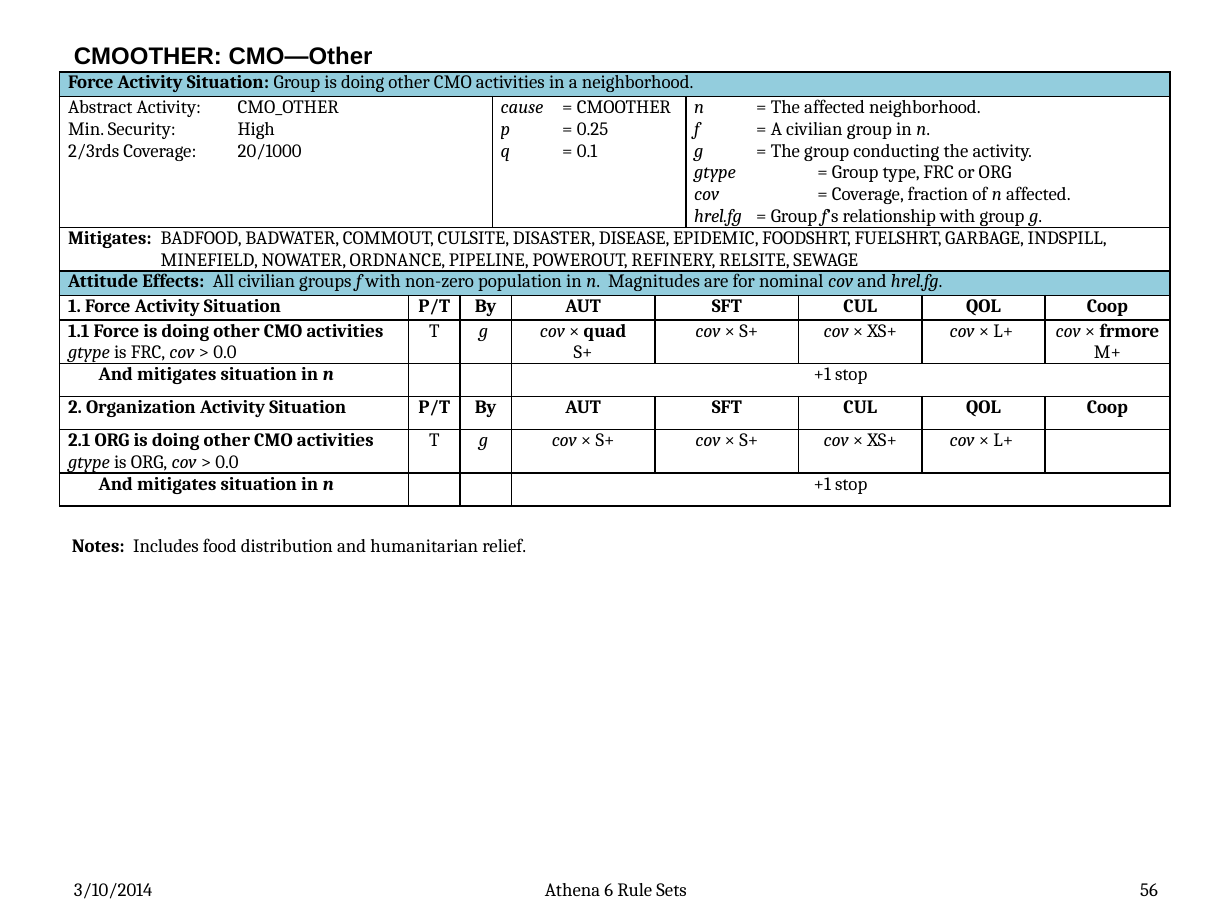
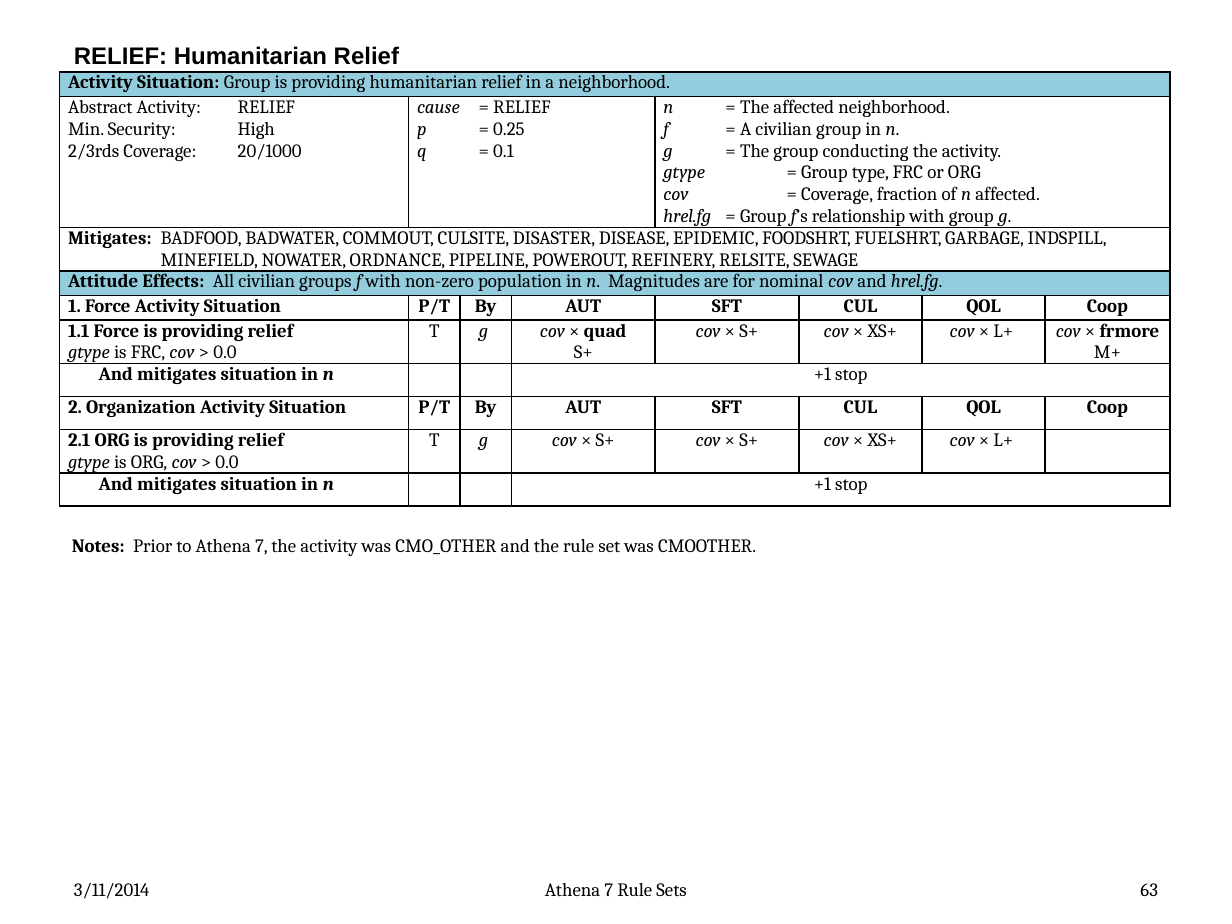
Before and after one commit to AthenaModel/athena-legacy, a slide deck: slide 63 of docs/dev/rules.pptx (slide 56 before the commit). Drawn at 1232x924 pixels with LibreOffice and Linux fonts; fonts in the diff are those of the drawing. Boxes give left, top, right and bottom in pixels: in the first picture for what was removed or moved away, otherwise in the second. Text is boxed around its words. In the diff, an @@ line names an element or a change of style, - is before the commit and + after.

Commit message:
Fixed Bug #{4429}
Renamed all of the activity and actsit rule set names according to the
attached memo.  Updated the code, the tests, and the documentation.

```diff
--- a/docs/dev/rules.pptx
+++ b/docs/dev/rules.pptx
@@ title at box(74, 46, 399, 65): text changed @@
-CMOOTHER: CMO—Other
+RELIEF: Humanitarian Relief
@@ table at box(59, 71, 1170, 515) @@
-column 1: Force Activity Situation: Group is doing other CMO activities in a neighborhood. | Abstract Activity: CMO_OTHER / Min. Security: High / 2/3rds Coverage: 20/1000 | Mitigates: BADFOOD, BADWATER, COMMOUT, CULSITE, DISASTER, DISEASE, EPIDEMIC, FOODSHRT, FUELSHRT, GARBAGE, INDSPILL, MINEFIELD, NOWATER, ORDNANCE, PIPELINE, POWEROUT, REFINERY, RELSITE, SEWAGE | Attitude Effects: All civilian groups f with non-zero population in n. Magnitudes are for nominal cov and hrel.fg. | 1. Force Activity Situation | 1.1 Force is doing other CMO activities / gtype is FRC, cov > 0.0 | And mitigates situation in n | 2. Organization Activity Situation | 2.1 ORG is doing other CMO activities / gtype is ORG, cov > 0.0 | And mitigates situation in n
+column 1: Activity Situation: Group is providing humanitarian relief in a neighborhood. | Abstract Activity: RELIEF / Min. Security: High / 2/3rds Coverage: 20/1000 | Mitigates: BADFOOD, BADWATER, COMMOUT, CULSITE, DISASTER, DISEASE, EPIDEMIC, FOODSHRT, FUELSHRT, GARBAGE, INDSPILL, MINEFIELD, NOWATER, ORDNANCE, PIPELINE, POWEROUT, REFINERY, RELSITE, SEWAGE | Attitude Effects: All civilian groups f with non-zero population in n. Magnitudes are for nominal cov and hrel.fg. | 1. Force Activity Situation | 1.1 Force is providing relief / gtype is FRC, cov > 0.0 | And mitigates situation in n | 2. Organization Activity Situation | 2.1 ORG is providing relief / gtype is ORG, cov > 0.0 | And mitigates situation in n
-column 2, row 2: 
+column 2, row 2: cause = RELIEF / p = 0.25 / q = 0.1
-column 4:  | cause = CMOOTHER / p = 0.25 / q = 0.1 |  |  |  |  |  |  |  | 
-column 6:  |  |  |  | SFT | cov × S+ |  | SFT | cov × S+ | 
-column 7:  | n = The affected neighborhood. / f = A civilian group in n. / g = The group conducting the activity. / gtype = Group type, FRC or ORG / cov = Coverage, fraction of n affected. / hrel.fg = Group f’s relationship with group g. |  |  |  |  |  |  |  | 
+column 5:  | n = The affected neighborhood. / f = A civilian group in n. / g = The group conducting the activity. / gtype = Group type, FRC or ORG / cov = Coverage, fraction of n affected. / hrel.fg = Group f’s relationship with group g. |  |  | SFT | cov × S+ |  | SFT | cov × S+ | 
@@ text at box(72, 539, 756, 556): text changed @@
-Notes: Includes food distribution and humanitarian relief.
+Notes: Prior to Athena 7, the activity was CMO_OTHER and the rule set was CMOOTHER.
@@ text at box(74, 883, 149, 899): text changed @@
-3/10/2014
+3/11/2014
@@ text at box(545, 883, 686, 896): text changed @@
-Athena 6 Rule Sets
+Athena 7 Rule Sets
@@ page number at box(1140, 883, 1158, 896): text changed @@
-56
+63
```
Also in this commit, not shown: 72 other slides changed, 16 other files.
